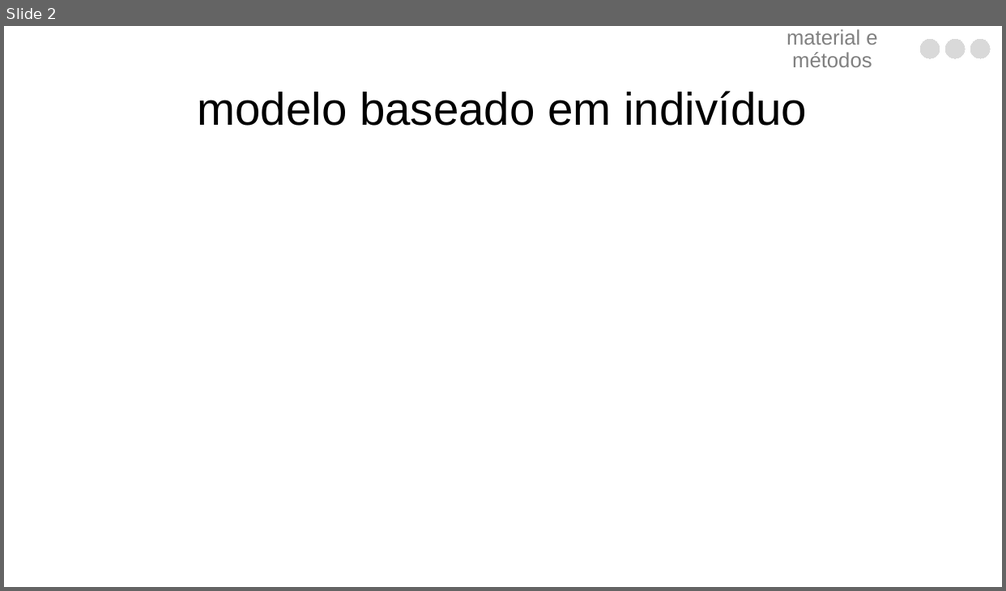
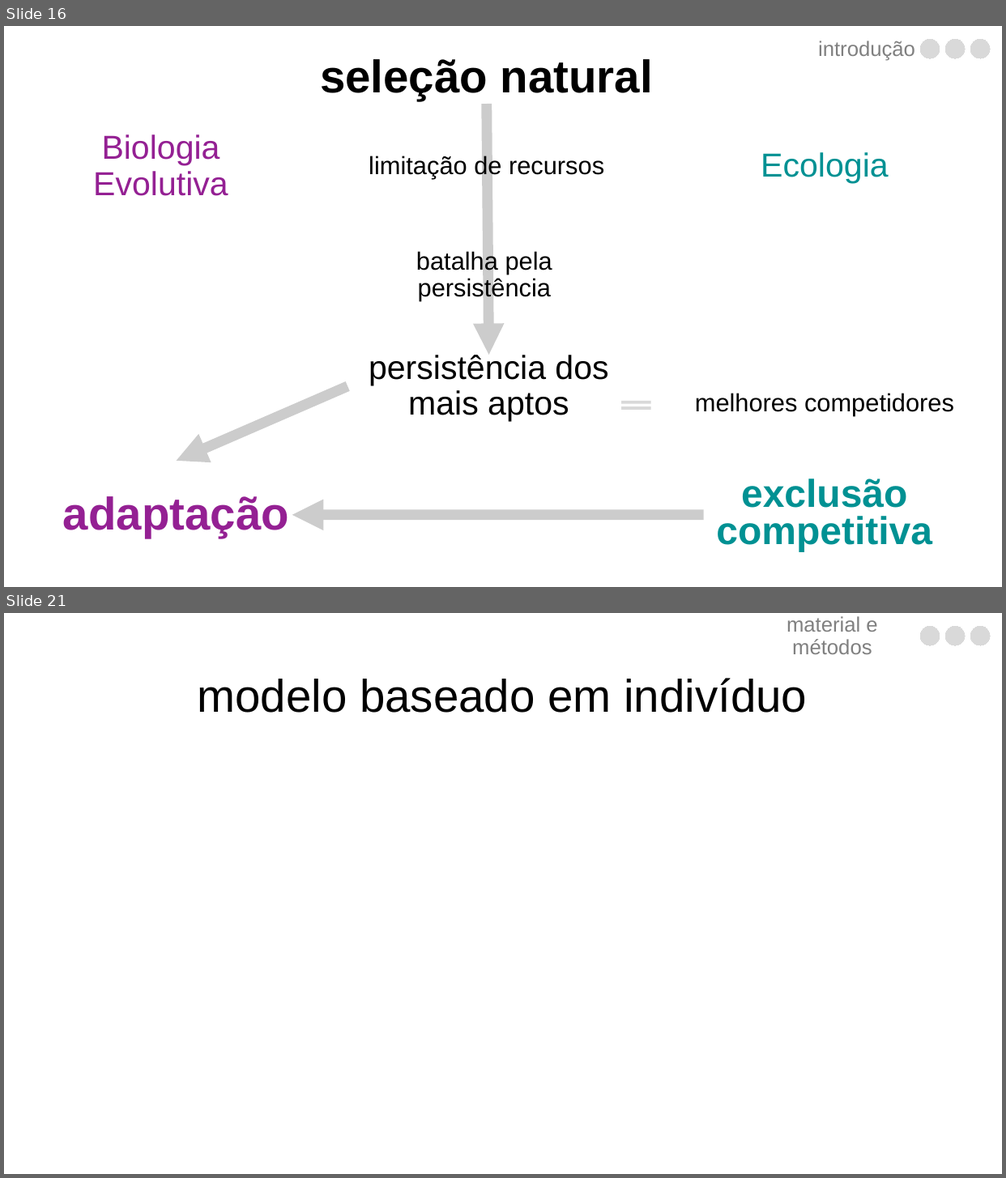
Before and after one commit to luisanovara/dissertacao, a slide deck: DEFESA.pptx. Shown one above the other, each under a label of ours: slide 2 before the commit, slides 16 and 21 after it; the slides between them are not shown. The pictures are 1006x591 and 1006x1178 pixels, drawn with LibreOffice and Linux fonts; fonts in the diff are those of the drawing. Boxes give left, top, right and bottom in pixels: in the first picture for what was removed or moved away, otherwise in the second. Text is boxed around its words. In the diff, an @@ line names an element or a change of style, - is before the commit and + after.

```diff
--- a/DEFESA.pptx
+++ b/DEFESA.pptx
@@ slide 16 added at [4, 26, 1002, 587], background #FFFFFF @@
@@ text added at [818, 41, 915, 61], 20 pt, text #808080 @@
+introdução
@@ freeform shape added at [920, 40, 940, 59], fill #D9D9D9, outline #D9D9D9 0 pt @@
@@ freeform shape added at [946, 40, 965, 59], fill #D9D9D9, outline #D9D9D9 0 pt @@
@@ freeform shape added at [970, 40, 990, 59], fill #D9D9D9, outline #D9D9D9 0 pt @@
@@ title added at [320, 59, 653, 101], 44 pt, text #000000, bold @@
+seleção natural
@@ arrow added from (487, 104) to (489, 355), #000000 10 pt @@
@@ text added at [93, 135, 228, 196], 32 pt, text #942093 @@
+Biologia Evolutiva
@@ text added at [368, 155, 604, 179], 24 pt, text #000000 @@
+limitação de recursos
@@ text added at [761, 152, 888, 184], 32 pt, text #009193 @@
+Ecologia
@@ text added at [416, 250, 552, 301], 24 pt, text #000000 @@
+batalha pela persistência
@@ text added at [368, 352, 608, 421], 32 pt, text #000000 @@
+persistência dos mais aptos
@@ arrow added from (347, 386) to (177, 461), #000000 10 pt @@
@@ line added from (621, 403) to (651, 403), #D9D9D9 2.83 pt @@
@@ line added from (621, 408) to (651, 408), #D9D9D9 2.83 pt @@
@@ text added at [695, 393, 954, 416], 24 pt, text #000000 @@
+melhores competidores
@@ text added at [716, 479, 932, 552], 37.4 pt, text #009193, bold @@
+exclusão competitiva
@@ text added at [63, 497, 289, 538], 44 pt, text #942093, bold @@
+adaptação
@@ arrow added from (704, 515) to (292, 515), #000000 10 pt @@
@@ what was slide 2 is now slide 21 @@
```
Also in this commit, not shown: 1 slide changed, 19 other slides added.
